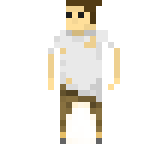
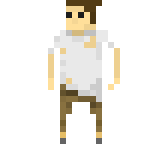
Two versions of the same layered image (144x144). Layer-by-layer changes:
hid "7" over (66, 102, 96, 144)
hid "6" over (66, 102, 96, 144)
hid "5" over (66, 102, 96, 144)
hid "4" over (66, 102, 96, 144)
hid "3" over (66, 102, 96, 144)
hid "2" over (66, 102, 96, 144)
painted on "1" over (66, 102, 96, 144)
